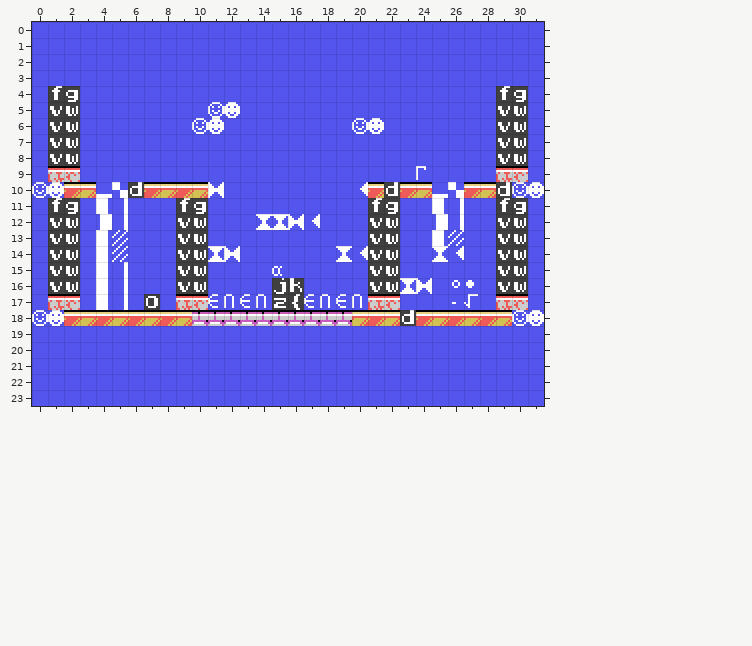
Tiled map, stored at games/stevedore/maps/stage_02.tmx. That is the earlier state.
Cells are 8x8 px. Shown: x 0..31, y 0..23.
After:
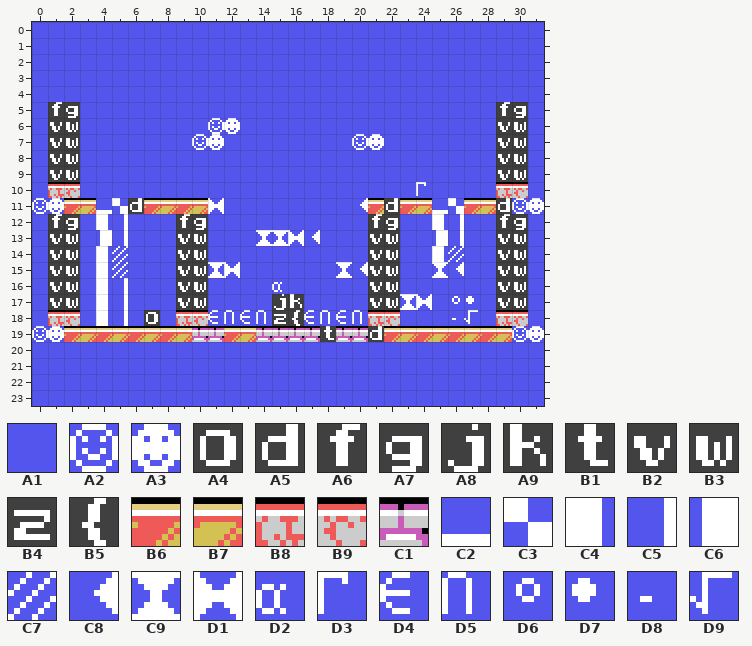
Key: from "charset": A1 0, A2 1, A3 2, A4 48, A5 100, A6 102, A7 103, A8 106, A9 107, B1 116, B2 118, B3 119, B4 122, B5 123, B6 132, B7 133, B8 134, B9 135, C1 138, C2 192, C3 193, C4 200, C5 201, C6 202, C7 203, C8 208, C9 209, D1 210, D2 224, D3 226, D4 238, D5 239, D6 248, D7 249, D8 250, D9 251.
__ is an empty cell, .. an unchanged one.
The author wrote: More tutorial stages
Diff:
--- layer "Capa de Patrones 1"
@@ x 1..30 @@
- 4 A6 A7 .. .. .. .. .. .. .. .. .. .. .. .. .. .. .. .. .. .. .. .. .. .. .. .. .. .. A6 A7
- 5 B2 B3 .. .. .. .. .. .. .. .. A2 A3 .. .. .. .. .. .. .. .. .. .. .. .. .. .. .. .. B2 B3
- 6 .. .. .. .. .. .. .. .. .. A2 A3 A1 .. .. .. .. .. .. .. A2 A3 .. .. .. .. .. .. .. .. ..
- 7 .. .. .. .. .. .. .. .. .. A1 A1 .. .. .. .. .. .. .. .. A1 A1 .. .. .. .. .. .. .. .. ..
+ 4 A1 A1 .. .. .. .. .. .. .. .. .. .. .. .. .. .. .. .. .. .. .. .. .. .. .. .. .. .. A1 A1
+ 5 A6 A7 .. .. .. .. .. .. .. .. A1 A1 .. .. .. .. .. .. .. .. .. .. .. .. .. .. .. .. A6 A7
+ 6 .. .. .. .. .. .. .. .. .. A1 A2 A3 .. .. .. .. .. .. .. A1 A1 .. .. .. .. .. .. .. .. ..
+ 7 .. .. .. .. .. .. .. .. .. A2 A3 .. .. .. .. .. .. .. .. A2 A3 .. .. .. .. .. .. .. .. ..
@@ x 0..31 @@
- 9 .. B8 B9 .. .. .. .. .. .. .. .. .. .. .. .. .. .. .. .. .. .. .. .. .. D3 .. .. .. .. B8 B9 ..
-10 A2 A3 B6 B7 C2 C3 A5 B6 B7 B6 B7 D1 .. .. .. .. .. .. .. .. C8 B6 A5 B6 B7 C2 C3 B6 B7 A5 A2 A3
-11 A1 A6 A7 A1 C4 C5 A1 A1 A1 A6 A7 A1 .. .. .. .. .. .. .. .. A1 A6 A7 A1 A1 C4 C5 A1 A1 A6 A7 A1
-12 .. B2 B3 .. C6 .. .. .. .. B2 B3 .. .. .. C9 C9 D1 C8 .. .. .. B2 B3 .. .. C6 .. .. .. B2 B3 ..
-13 .. .. .. .. C4 C7 .. .. .. .. .. .. .. .. A1 A1 A1 A1 .. .. .. .. .. .. .. C4 C7 .. .. .. .. ..
-14 .. .. .. .. .. .. .. .. .. .. .. C9 D1 .. .. .. .. .. .. C9 C8 .. .. .. .. C9 C8 .. .. .. .. ..
-15 .. .. .. .. .. C5 .. .. .. .. .. A1 A1 .. .. D2 .. .. .. A1 A1 .. .. .. .. A1 A1 .. .. .. .. ..
-16 .. .. .. .. .. .. .. .. .. .. .. .. .. .. .. A8 A9 .. .. .. .. .. .. C9 D1 .. D6 D7 .. .. .. ..
-17 .. B8 B9 .. .. .. .. A4 .. B8 B9 D4 D5 D4 D5 B4 B5 D4 D5 D4 D5 B8 B9 A1 A1 .. D8 D9 .. B8 B9 ..
-18 A2 A3 B6 B7 B6 B7 B6 B7 B6 B7 C1 C1 C1 C1 C1 C1 C1 C1 C1 C1 B7 B6 B7 A5 B6 B7 B6 B7 B6 B7 A2 A3
-19 A1 A1 A1 A1 A1 A1 A1 A1 A1 A1 A1 A1 A1 A1 A1 A1 A1 A1 A1 A1 A1 A1 A1 A1 A1 A1 A1 A1 A1 A1 A1 A1
+ 9 .. B2 B3 .. .. .. .. .. .. .. .. .. .. .. .. .. .. .. .. .. .. .. .. .. A1 .. .. .. .. B2 B3 ..
+10 A1 B8 B9 A1 A1 A1 A1 A1 A1 A1 A1 A1 .. .. .. .. .. .. .. .. A1 A1 A1 A1 D3 A1 A1 A1 A1 B8 B9 A1
+11 A2 A3 B6 B7 C2 C3 A5 B6 B7 B6 B7 D1 .. .. .. .. .. .. .. .. C8 B6 A5 B6 B7 C2 C3 B6 B7 A5 A2 A3
+12 .. A6 A7 .. C4 .. .. .. .. A6 A7 .. .. .. A1 A1 A1 A1 .. .. .. A6 A7 .. .. C4 .. .. .. A6 A7 ..
+13 .. .. .. .. C6 C5 .. .. .. .. .. .. .. .. C9 C9 D1 C8 .. .. .. .. .. .. .. C6 C5 .. .. .. .. ..
+14 .. .. .. .. .. .. .. .. .. .. .. A1 A1 .. .. .. .. .. .. A1 A1 .. .. .. .. C4 C7 .. .. .. .. ..
+15 .. .. .. .. .. C7 .. .. .. .. .. C9 D1 .. .. A1 .. .. .. C9 C8 .. .. .. .. C9 C8 .. .. .. .. ..
+16 .. .. .. .. .. .. .. .. .. .. .. .. .. .. .. D2 A1 .. .. .. .. .. .. A1 A1 .. A1 A1 .. .. .. ..
+17 .. B2 B3 .. .. .. .. A1 .. B2 B3 A1 A1 A1 A1 A8 A9 A1 A1 A1 A1 B2 B3 C9 D1 .. D6 D7 .. B2 B3 ..
+18 A1 B8 B9 A1 C4 C5 A1 A4 A1 B8 B9 D4 D5 D4 D5 B4 B5 D4 D5 D4 D5 B8 B9 A1 A1 A1 D8 D9 A1 B8 B9 A1
+19 A2 A3 B6 B7 B6 B7 B6 B7 B6 B7 C1 C1 B6 B7 C1 C1 C1 C1 B1 C1 C1 A5 B6 B7 B6 B7 B6 B7 B6 B7 A2 A3
